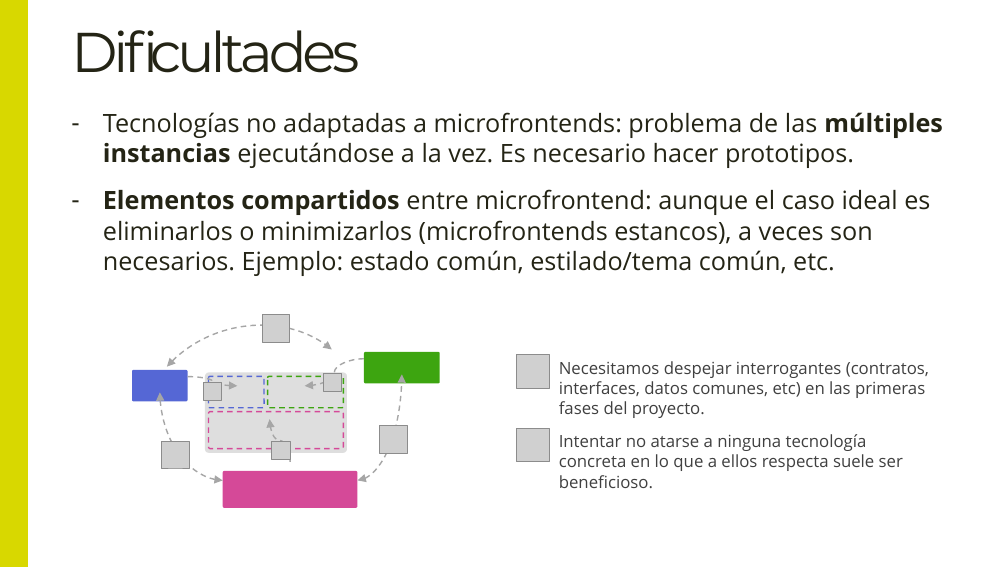
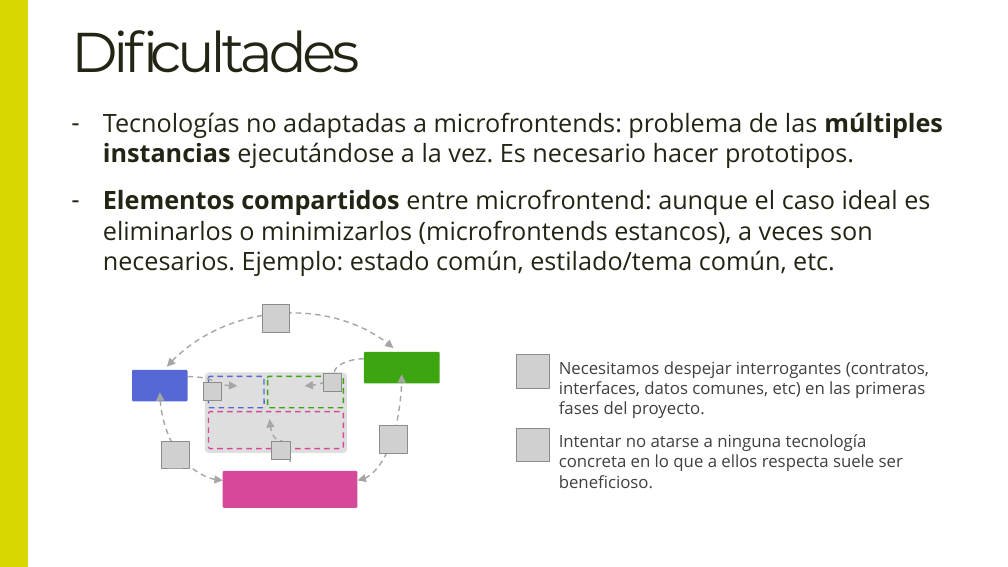
Before and after one commit to DillonGru28/Master-Frontend-Lemon, a slide deck: slide 15 of 04-frameworks/08-microfrontends/00-teoría/00-introducción-a-microfrontends.pptx. Drawn at 1008x567 pixels with LibreOffice and Linux fonts; fonts in the diff are those of the drawing; grey boxes stand for pictures. Boxes give left, top, right and bottom in pixels: in the first picture for what was removed or moved away, otherwise in the second. Text is boxed around its words. In the diff, an @@ line names an element or a change of style, - is before the commit and + after.

```diff
--- a/04-frameworks/08-microfrontends/00-teoría/00-introducción-a-microfrontends.pptx
+++ b/04-frameworks/08-microfrontends/00-teoría/00-introducción-a-microfrontends.pptx
@@ curved double arrow moved from (167, 367) - (332, 350) to (167, 367) - (393, 348) @@
@@ picture: place and size @@
-picture at (262,314,290,343)
+picture at (262,304,290,333)
```
Also in this commit, not shown: 1 other slide changed.
